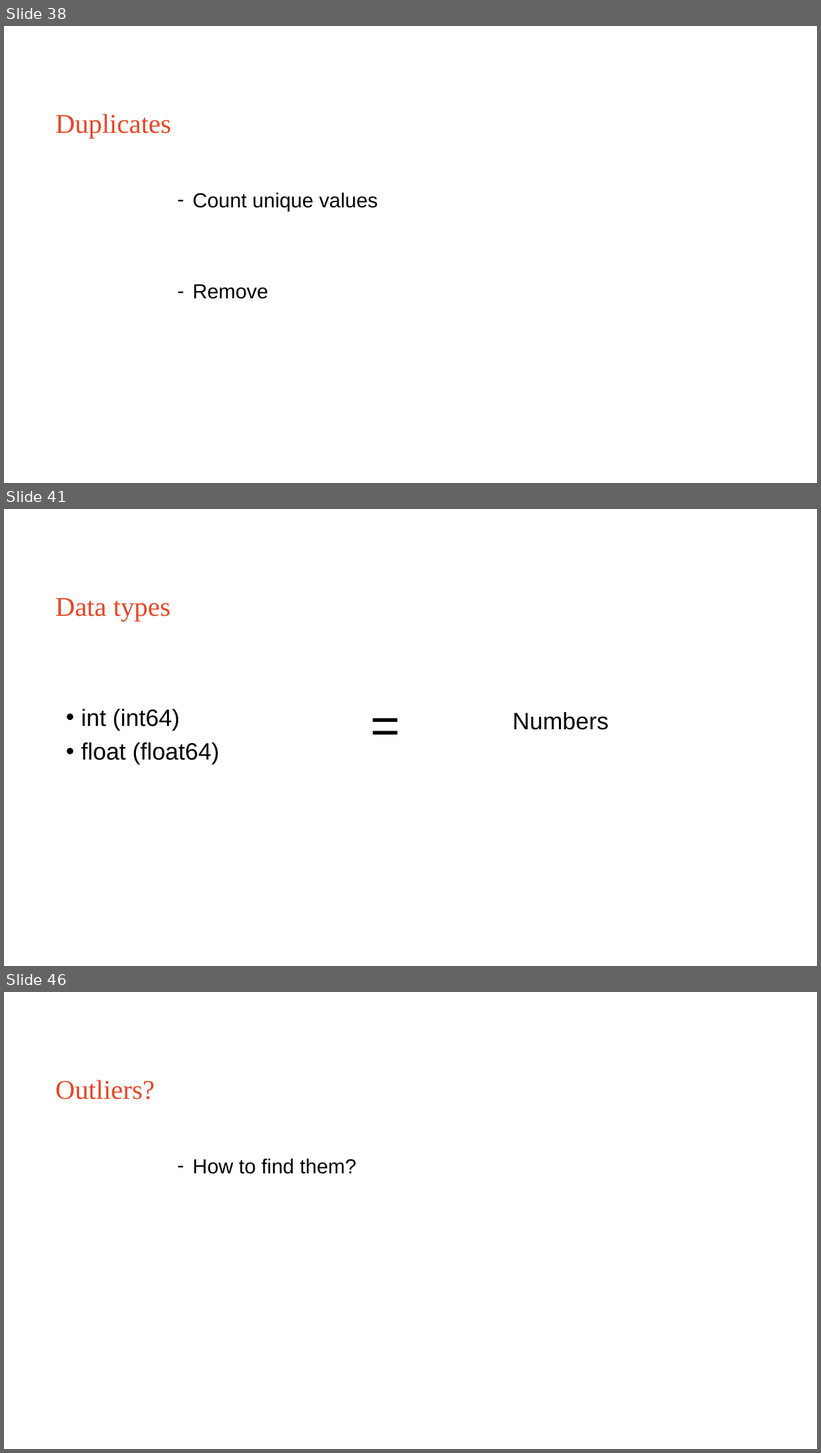
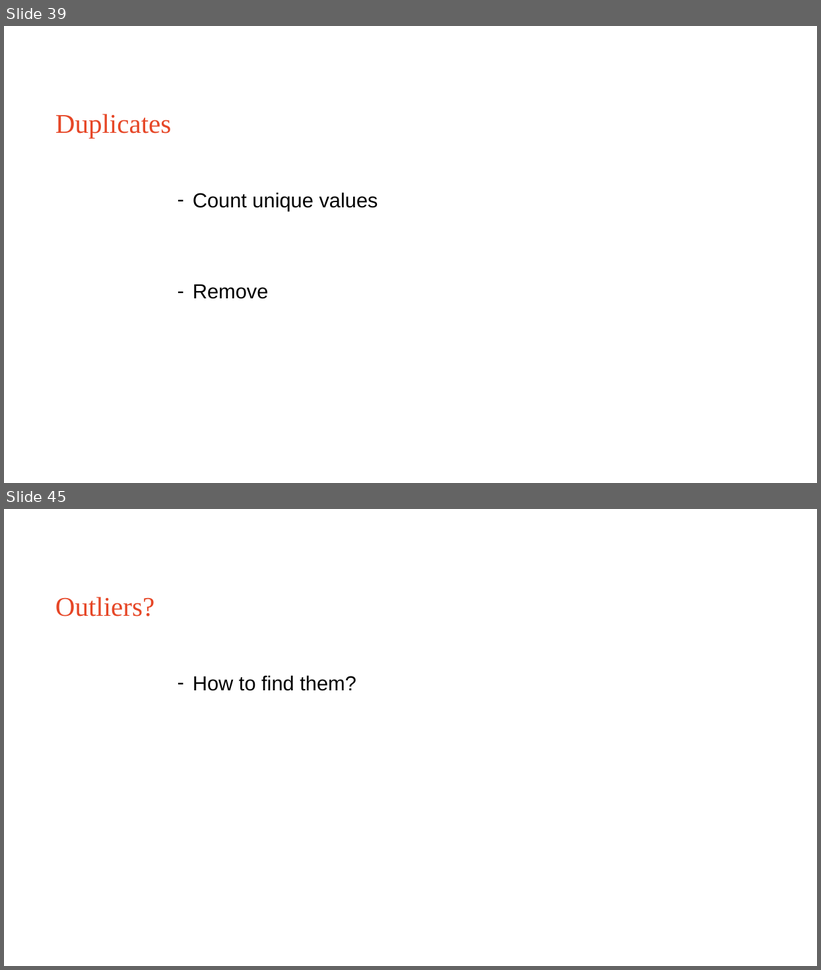
Before and after one commit to Sydney-Informatics-Hub/EDAinR, a slide deck: eda_r.pptx. Shown one above the other, each under a label of ours: slides 38, 41 and 46 before the commit, slides 39 and 45 after it; the slides between them are not shown. The pictures are 821x1453 and 821x970 pixels, drawn with LibreOffice and Linux fonts; fonts in the diff are those of the drawing. Boxes give left, top, right and bottom in pixels: in the first picture for what was removed or moved away, otherwise in the second. Text is boxed around its words. In the diff, an @@ line names an element or a change of style, - is before the commit and + after.

```diff
--- a/eda_r.pptx
+++ b/eda_r.pptx
@@ slide 41 removed at (4,509,817,966), background #FFFFFF @@
@@ title removed at (55,598,171,621) @@
-Data types
@@ text removed at (364,690,407,758) @@
-=
@@ text removed at (81,709,220,764) @@
-• int (int64)
-• float (float64)
@@ text removed at (513,712,609,730) @@
-Numbers
@@ what was slide 38 is now slide 39 @@
@@ what was slide 46 is now slide 45 @@
```
Also in this commit, not shown: 7 slides changed, 3 slides added, 3 other slides removed.
